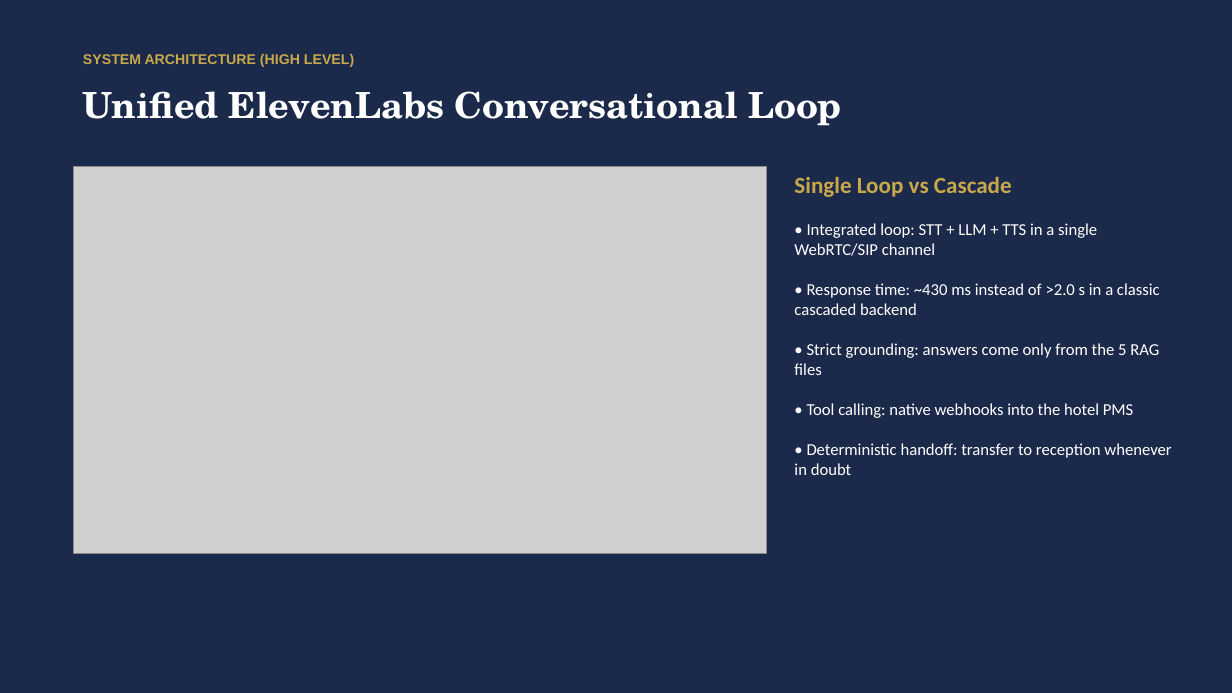
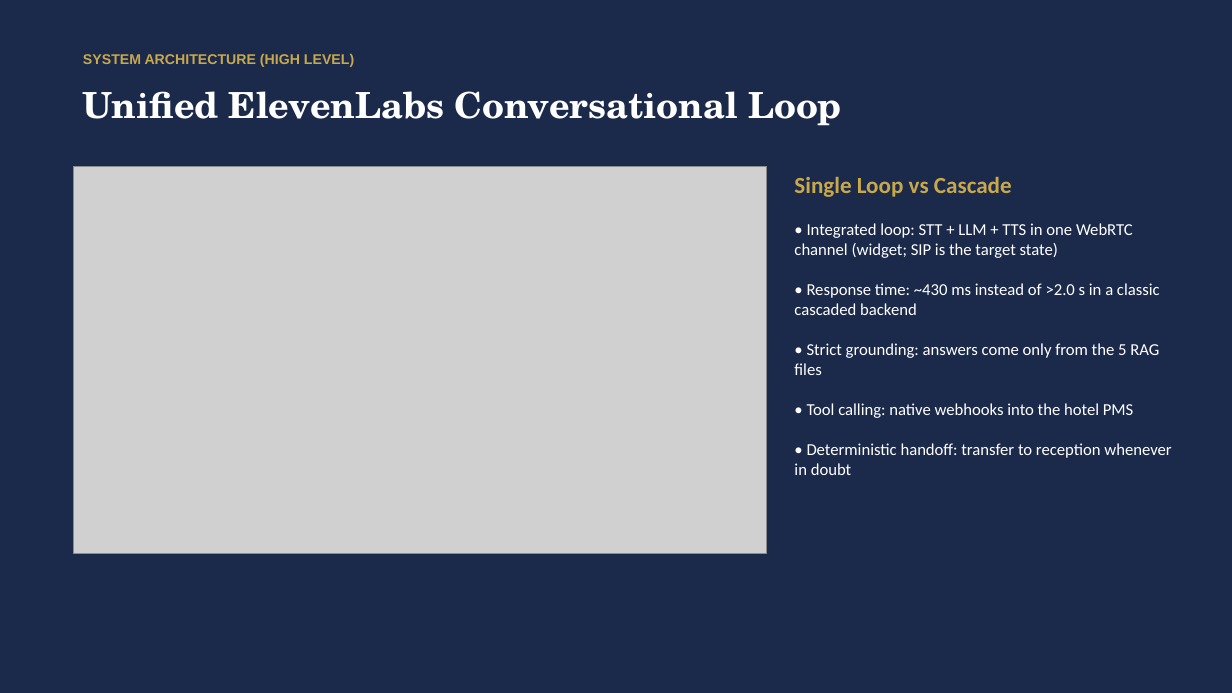
Before and after one commit to kpulka/Elevenlabs_SpaHotel_PoC, a slide deck: slide 4 of presentation/Bukowy_Dwor_Case_Study_EN.pptx. Drawn at 1232x693 pixels with LibreOffice and Linux fonts; fonts in the diff are those of the drawing; grey boxes stand for pictures. Boxes give left, top, right and bottom in pixels: in the first picture for what was removed or moved away, otherwise in the second. Text is boxed around its words. In the diff, an @@ line names an element or a change of style, - is before the commit and + after.

```diff
--- a/presentation/Bukowy_Dwor_Case_Study_EN.pptx
+++ b/presentation/Bukowy_Dwor_Case_Study_EN.pptx
@@ text at <box>794,223,1171,475</box>: text changed @@
-• Integrated loop: STT + LLM + TTS in a single WebRTC/SIP channel
-• Response time: ~430 ms instead of >2.0 s in a classic cascaded backend
-• Strict grounding: answers come only from the 5 RAG files
-• Tool calling: native webhooks into the hotel PMS
-• Deterministic handoff: transfer to reception whenever in doubt
+• Integrated loop: STT + LLM + TTS in one WebRTC channel (widget; SIP is the target state)
+• Response time: ~430 ms instead of >2.0 s in a classic cascaded backend
+• Strict grounding: answers come only from the 5 RAG files
+• Tool calling: native webhooks into the hotel PMS
+• Deterministic handoff: transfer to reception whenever in doubt
```
Also in this commit, not shown: 4 other slides changed, 33 other files.
